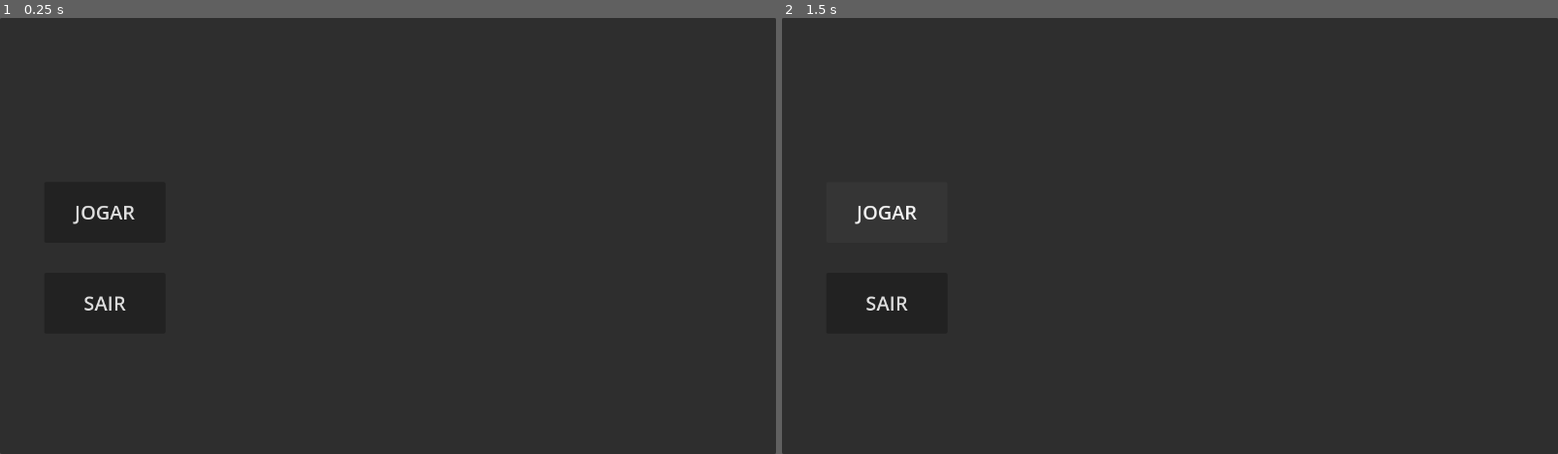
Above: before the commit, frames 1-2 (left to right).
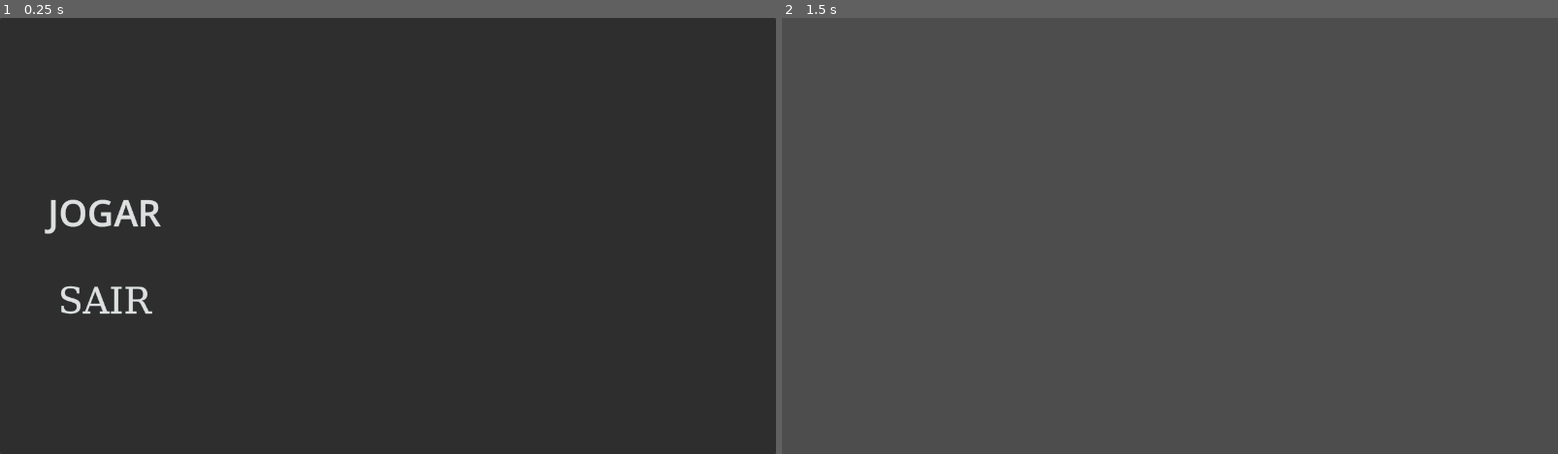
Above: after the commit, the same moments.

Repository: Blackjack10114/jogo-escuro
Game: Godot game, scene res://Scenes/MenuPrincipal.tscn
Same seed, same stepped clock (60 frames per second), same inputs: the game is played once before the commit and once after it.
Inputs (mouse positions are in pixels of both pictures, inside the frame that each line leads up to):
- Up to frame 1 (0.25 s): no input
- Up to frame 2 (1.5 s): click "JOGAR" at 0.5 s; click (890, 214) at 1.25 s, where only the run before the commit has a clickable "JOGAR"

The runs differ from the first frame. In frame 1, 0.9% of the frame differs, in the area x 5-21%, y 41-68%; in frame 2, 98%, in the area x 0-100%, y 0-100%.

Commit message:
Feat: MenuPrincipal com botões funcionando, base para efeitos de luz nas letras quando selecionadas

Diff:
--- /dev/null
+++ b/Efeitos/brilhobotao.tres
@@ -0,0 +1,15 @@
+[gd_resource type="StyleBoxFlat" format=3 uid="uid://djwfdsxa43lai"]
+
+[resource]
+bg_color = Color(0.6, 0.6, 0.6, 0.28235295)
+border_color = Color(1, 1, 1, 1)
+corner_radius_top_left = 12
+corner_radius_top_right = 12
+corner_radius_bottom_right = 12
+corner_radius_bottom_left = 12
+expand_margin_left = 31.0
+expand_margin_top = 25.0
+expand_margin_right = 23.0
+expand_margin_bottom = 25.0
+shadow_color = Color(1, 1, 1, 0.35686275)
+shadow_size = 20
--- a/Scenes/MenuPrincipal.tscn
+++ b/Scenes/MenuPrincipal.tscn
@@ -1,6 +1,32 @@
 [gd_scene format=3 uid="uid://gjj642bjsgnk"]
 
 [ext_resource type="Script" uid="uid://cmlxqo14iyrpa" path="res://Scripts/MenuPrincipal.gd" id="1_3k1ur"]
+[ext_resource type="Script" uid="uid://drkxlr6ofrp0e" path="res://Scripts/EfeitoBotao.gd" id="2_bt1tr"]
+[ext_resource type="StyleBox" uid="uid://djwfdsxa43lai" path="res://Efeitos/brilhobotao.tres" id="2_wvohi"]
+
+[sub_resource type="FontFile" id="FontFile_wvohi"]
+cache/0/variation_coordinates = {}
+cache/0/face_index = 0
+cache/0/embolden = 0.0
+cache/0/transform = Transform2D(1, 0, 0, 1, 0, 0)
+cache/0/spacing_top = 0
+cache/0/spacing_bottom = 0
+cache/0/spacing_space = 0
+cache/0/spacing_glyph = 0
+cache/0/baseline_offset = 0.0
+cache/0/16/0/ascent = 0.0
+cache/0/16/0/descent = 0.0
+cache/0/16/0/underline_position = 0.0
+cache/0/16/0/underline_thickness = 0.0
+cache/0/16/0/scale = 1.0
+cache/0/60/0/ascent = 0.0
+cache/0/60/0/descent = 0.0
+cache/0/60/0/underline_position = 0.0
+cache/0/60/0/underline_thickness = 0.0
+cache/0/60/0/scale = 1.0
+
+[sub_resource type="StyleBoxFlat" id="StyleBoxFlat_bt1tr"]
+bg_color = Color(0.6, 0.6, 0.6, 0)
 
 [node name="MenuPrincipal" type="Control" unique_id=1272096771]
 layout_mode = 3
@@ -9,6 +35,7 @@
 anchor_bottom = 1.0
 grow_horizontal = 2
 grow_vertical = 2
+script = ExtResource("1_3k1ur")
 
 [node name="CenterContainer" type="CenterContainer" parent="." unique_id=913149164]
 layout_mode = 1
@@ -21,6 +48,7 @@
 [node name="Panel" type="Panel" parent="CenterContainer" unique_id=698229741]
 custom_minimum_size = Vector2(1280, 720)
 layout_mode = 2
+mouse_filter = 2
 
 [node name="VBoxContainer" type="VBoxContainer" parent="CenterContainer/Panel" unique_id=435497499]
 custom_minimum_size = Vector2(100, 100)
@@ -39,16 +67,35 @@
 [node name="Botao_Jogar" type="Button" parent="CenterContainer/Panel/VBoxContainer" unique_id=1483294612]
 custom_minimum_size = Vector2(50, 100)
 layout_mode = 2
-theme_override_font_sizes/font_size = 32
+theme_override_colors/font_hover_color = Color(0.9655693, 0.9347653, 0.99999994, 1)
+theme_override_colors/font_hover_pressed_color = Color(0.5251013, 0.5251013, 0.5251013, 1)
+theme_override_font_sizes/font_size = 60
 action_mode = 0
 text = "JOGAR"
+flat = true
 autowrap_mode = 1
-script = ExtResource("1_3k1ur")
+script = ExtResource("2_bt1tr")
 
 [node name="Botao_Sair" type="Button" parent="CenterContainer/Panel/VBoxContainer" unique_id=759362190]
 custom_minimum_size = Vector2(50, 100)
 layout_mode = 2
-theme_override_font_sizes/font_size = 32
+theme_override_colors/font_hover_color = Color(0.95, 0.95, 0.95, 1)
+theme_override_colors/font_outline_color = Color(1, 1, 1, 1)
+theme_override_fonts/font = SubResource("FontFile_wvohi")
+theme_override_font_sizes/font_size = 60
+theme_override_styles/normal = SubResource("StyleBoxFlat_bt1tr")
+theme_override_styles/hover = ExtResource("2_wvohi")
+theme_override_styles/focus = ExtResource("2_wvohi")
 action_mode = 0
 text = "SAIR"
-script = ExtResource("1_3k1ur")
+flat = true
+script = ExtResource("2_bt1tr")
+
+[connection signal="mouse_entered" from="CenterContainer/Panel/VBoxContainer/Botao_Jogar" to="CenterContainer/Panel/VBoxContainer/Botao_Jogar" method="_on_mouse_entered"]
+[connection signal="mouse_exited" from="CenterContainer/Panel/VBoxContainer/Botao_Jogar" to="CenterContainer/Panel/VBoxContainer/Botao_Jogar" method="_on_mouse_exited"]
+[connection signal="pressed" from="CenterContainer/Panel/VBoxContainer/Botao_Jogar" to="." method="_on_botaoJogar_pressed"]
+[connection signal="ready" from="CenterContainer/Panel/VBoxContainer/Botao_Jogar" to="CenterContainer/Panel/VBoxContainer/Botao_Jogar" method="_ready"]
+[connection signal="mouse_entered" from="CenterContainer/Panel/VBoxContainer/Botao_Sair" to="CenterContainer/Panel/VBoxContainer/Botao_Sair" method="_on_mouse_entered"]
+[connection signal="mouse_exited" from="CenterContainer/Panel/VBoxContainer/Botao_Sair" to="CenterContainer/Panel/VBoxContainer/Botao_Sair" method="_on_mouse_exited"]
+[connection signal="pressed" from="CenterContainer/Panel/VBoxContainer/Botao_Sair" to="." method="_on_botaoSair_pressed"]
+[connection signal="ready" from="CenterContainer/Panel/VBoxContainer/Botao_Sair" to="CenterContainer/Panel/VBoxContainer/Botao_Sair" method="_ready"]
--- /dev/null
+++ b/Scenes/ShaderLuz.gdshader
@@ -0,0 +1,13 @@
+shader_type canvas_item;
+
+uniform float glow_strength = 1.5;
+uniform vec4 glow_color : source_color = vec4(0.6, 0.9, 1.0, 1.0);
+
+void fragment() {
+	vec4 col = texture(TEXTURE, UV);
+
+	float alpha = col.a;
+	vec4 glow = glow_color * alpha * glow_strength;
+
+	COLOR = col + glow;
+}
--- /dev/null
+++ b/Scripts/EfeitoBotao.gd
@@ -0,0 +1,69 @@
+extends Button
+
+var outlineAtual := 0.0
+var glowAtual := 0.0
+var tweenGlow : Tween
+
+func _ready():
+	# núcleo da letra (nítido)
+	add_theme_constant_override("outline_size", 1)
+	add_theme_color_override("font_outline_color", Color(0.8, 0.95, 1.0, 1.0))
+
+	# halo neon externo (sem deslocamento)
+	add_theme_constant_override("shadow_offset_x", 0)
+	add_theme_constant_override("shadow_offset_y", 0)
+	add_theme_constant_override("shadow_outline_size", 0)
+	add_theme_color_override("font_shadow_color", Color(0.6, 0.85, 1.0, 0.25))
+
+	mouse_entered.connect(_on_hover_on)
+	mouse_exited.connect(_on_hover_off)
+	focus_entered.connect(_on_hover_on)
+	focus_exited.connect(_on_hover_off)
+
+
+func _on_hover_on():
+	if tweenGlow:
+		tweenGlow.kill()
+
+	# pulsação contínua do halo
+	tweenGlow = create_tween().set_loops()
+	tweenGlow.tween_method(AtualizarHalo, 20.0, 34.0, 1.0)
+	tweenGlow.tween_method(AtualizarHalo, 26.0, 16.0, 0.9)
+
+	AnimarGlow(2, 20)
+
+
+func _on_hover_off():
+	if tweenGlow:
+		tweenGlow.kill()
+
+	AnimarGlow(0, 0)
+
+
+func AnimarGlow(outlineFinal, glowFinal):
+	var tween = create_tween()
+	tween.set_trans(Tween.TRANS_SINE)
+	tween.set_ease(Tween.EASE_OUT)
+
+	tween.tween_method(AtualizarOutline, outlineAtual, outlineFinal, 0.2)
+	tween.parallel().tween_method(AtualizarHalo, glowAtual, glowFinal, 0.2)
+
+
+func AtualizarOutline(valor):
+	outlineAtual = valor
+	add_theme_constant_override("outline_size", valor)
+
+
+func AtualizarHalo(valor):
+	glowAtual = valor
+
+	# raio do brilho (expansão real do neon)
+	add_theme_constant_override("shadow_outline_size", valor)
+
+	# intensidade cresce com o raio → luz difusa real
+	var intensidade = clamp(valor / 26.0, 0.0, 1.0)
+
+	add_theme_color_override(
+		"font_shadow_color",
+		Color(0.6, 0.85, 1.0, 0.25 + intensidade * 0.45)
+	)
--- /dev/null
+++ b/Scripts/Fade.gd
@@ -0,0 +1,15 @@
+extends Control
+
+@onready var rect = $ColorRect
+
+func FadeOut():
+	rect.modulate.a = 0
+	visible = true
+
+	var tween = create_tween()
+	tween.tween_property(rect, "modulate:a", 1.0, 0.4)
+
+func FadeIn():
+	var tween = create_tween()
+	tween.tween_property(rect, "modulate:a", 0.0, 0.4)
+	tween.finished.connect(func(): visible = false)
--- a/Scripts/MenuPrincipal.gd
+++ b/Scripts/MenuPrincipal.gd
@@ -1,6 +1,9 @@
 extends Control
 
 func _on_botaoJogar_pressed():
+#	$Fade.FadeOut()
+	#await get_tree().create_timer(0.4).timeout
+
 	GameManager.IniciarJogo()
 	get_tree().change_scene_to_file("res://Scenes/Main.tscn")
 
--- a/Scripts/PauseMenu.gd
+++ b/Scripts/PauseMenu.gd
@@ -6,9 +6,9 @@
 
 func _input(event):
 	if event.is_action_pressed("pause"):
-		if GameManager.estadoAtual == GameManager.EstadoJogo.jogando:
+		if GameManager.estadoAtual == GameManager.EstadoJogo.Jogando:
 			MostrarPause()
-		elif GameManager.estadoAtual == GameManager.EstadoJogo.pausado:
+		elif GameManager.estadoAtual == GameManager.EstadoJogo.Pausado:
 			EsconderPause()
 
 func MostrarPause():
Not shown, added: Scenes/ShaderLuz.gdshader.uid
Not shown, added: Scripts/EfeitoBotao.gd.uid
Not shown, added: Scripts/Fade.gd.uid
